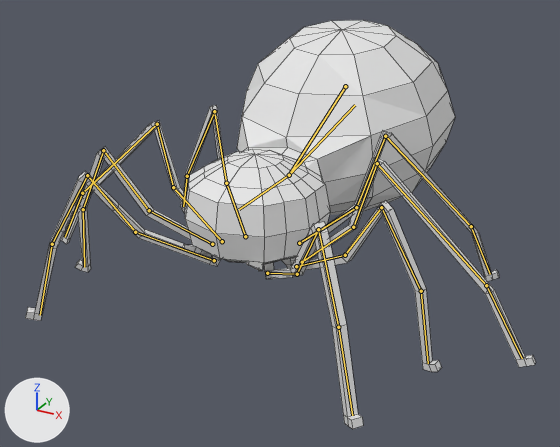
Before and after pictures for a commit that changed the Blender file Assets/Raw/Blender/spider.blend.
Rendered twice from a 50 mm lens placed at (4.93, -8.02, 3.98), pointed at (-0.16, 1.23, -0.65). The lights are fixed; the arrows at lower left show +X, +Y and +Z. The bones that bend it are drawn over the model as lines. Mesh edges are drawn as thin lines.
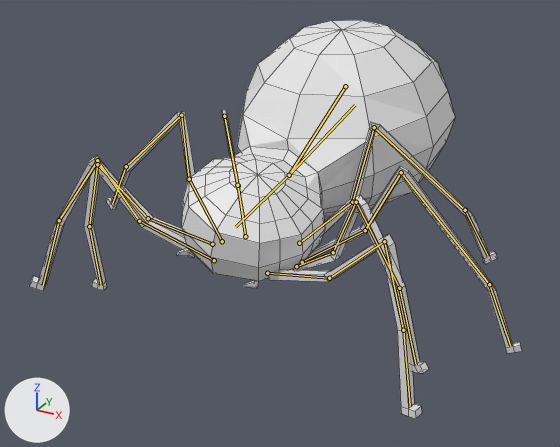
Commit message: spider animation update (idle)

The newer file adds an action. The first version stands in its rest pose; the second is drawn at frame 45 of the action 'Idle.002'.

The change, as a diff of the scene's bpy script:
```diff
--- a/Assets/Raw/Blender/spider.blend.py
+++ b/Assets/Raw/Blender/spider.blend.py
@@ bone_bone_001 @@
 bone_bone_001 = bpy.data.objects['Body'].pose.bones['Bone.001']  # child of 'Bone'
-bone_bone_001.rotation_quaternion = (1.0, 0.0, 0.0, 0.0)  # degrees (0, 0, 0)
+bone_bone_001.rotation_quaternion = (0.985, -0.109, -0.129, -0.017)  # degrees (-13, -15, 0)
@@ bone_bone_002 @@
 bone_bone_002 = bpy.data.objects['Body'].pose.bones['Bone.002']  # child of 'Bone'
-bone_bone_002.rotation_quaternion = (1.0, 0.0, 0.0, 0.0)  # degrees (0, 0, 0)
+bone_bone_002.rotation_quaternion = (0.994, 0.037, -0.065, -0.077)  # degrees (5, -7, -9)
@@ bone_bone_003 @@
 bone_bone_003 = bpy.data.objects['Body'].pose.bones['Bone.003']  # child of 'Bone'
-bone_bone_003.rotation_quaternion = (1.0, 0.0, 0.0, 0.0)  # degrees (0, 0, 0)
+bone_bone_003.rotation_quaternion = (0.995, -0.084, 0.004, -0.044)  # degrees (-10, 0, -5)
@@ bone_bone_004 @@
 bone_bone_004 = bpy.data.objects['Body'].pose.bones['Bone.004']  # child of 'Bone'
-bone_bone_004.rotation_quaternion = (1.0, 0.0, 0.0, 0.0)  # degrees (0, 0, 0)
+bone_bone_004.rotation_quaternion = (0.984, 0.022, -0.113, -0.136)  # degrees (4, -12, -16)
@@ bone_bone_005 @@
 bone_bone_005 = bpy.data.objects['Body'].pose.bones['Bone.005']  # child of 'Bone'
-bone_bone_005.rotation_quaternion = (1.0, 0.0, 0.0, 0.0)  # degrees (0, 0, 0)
+bone_bone_005.rotation_quaternion = (0.982, -0.065, -0.153, -0.091)  # degrees (-6, -18, -10)
@@ bone_bone_018 @@
 bone_bone_018 = bpy.data.objects['Body'].pose.bones['Bone.018']  # child of 'Bone'
-bone_bone_018.rotation_quaternion = (1.0, 0.0, 0.0, 0.0)  # degrees (0, 0, 0)
+bone_bone_018.rotation_quaternion = (0.998, 0.035, 0.001, 0.051)  # degrees (4, 0, 6)
@@ bone_bone_019 @@
 bone_bone_019 = bpy.data.objects['Body'].pose.bones['Bone.019']  # child of 'Bone'
-bone_bone_019.rotation_quaternion = (1.0, 0.0, 0.0, 0.0)  # degrees (0, 0, 0)
+bone_bone_019.rotation_quaternion = (0.982, -0.087, 0.125, 0.113)  # degrees (-8, 15, 12)
@@ bone_bone_020 @@
 bone_bone_020 = bpy.data.objects['Body'].pose.bones['Bone.020']  # child of 'Bone'
-bone_bone_020.rotation_quaternion = (1.0, 0.0, 0.0, 0.0)  # degrees (0, 0, 0)
+bone_bone_020.rotation_quaternion = (0.995, 0.04, -0.028, -0.085)  # degrees (5, -3, -10)
@@ bone_bone_021 @@
 bone_bone_021 = bpy.data.objects['Body'].pose.bones['Bone.021']  # child of 'Bone'
-bone_bone_021.rotation_quaternion = (1.0, 0.0, 0.0, 0.0)  # degrees (0, 0, 0)
+bone_bone_021.rotation_quaternion = (0.971, -0.077, 0.059, 0.217)  # degrees (-7, 9, 25)
```

What differs and where, as boxes [x1, y1, x2, y2] in the pictures (560 x 447 px):
'Sphere', posed
    before: [25, 20, 536, 429]
    after: [29, 20, 522, 419]
bone 'Bone.001', root to tip
    before: (289, 175) to (239, 209)
    after: (289, 175) to (235, 227)
bone 'Bone.002', root to tip
    before: (214, 260) to (135, 232)
    after: (214, 260) to (139, 221)
bone 'Bone.003', root to tip
    before: (212, 244) to (149, 210)
    after: (212, 244) to (148, 218)
bone 'Bone.004', root to tip
    before: (222, 241) to (173, 187)
    after: (222, 241) to (189, 179)
bone 'Bone.005', root to tip
    before: (245, 236) to (226, 183)
    after: (245, 236) to (238, 185)
bone 'Bone.018', root to tip
    before: (299, 243) to (356, 207)
    after: (299, 243) to (352, 202)
bone 'Bone.019', root to tip
    before: (302, 262) to (353, 227)
    after: (302, 262) to (365, 230)
bone 'Bone.020', root to tip
    before: (296, 266) to (345, 255)
    after: (296, 266) to (333, 252)
bone 'Bone.021', root to tip
    before: (267, 273) to (297, 274)
    after: (267, 273) to (329, 278)
